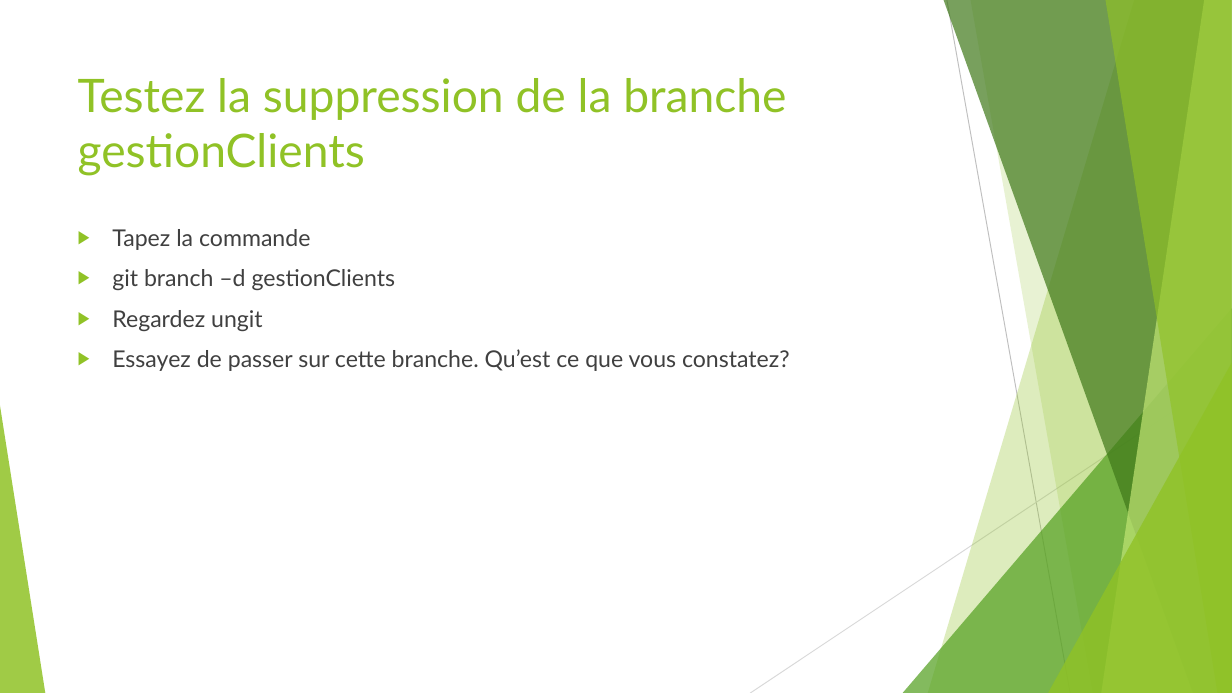
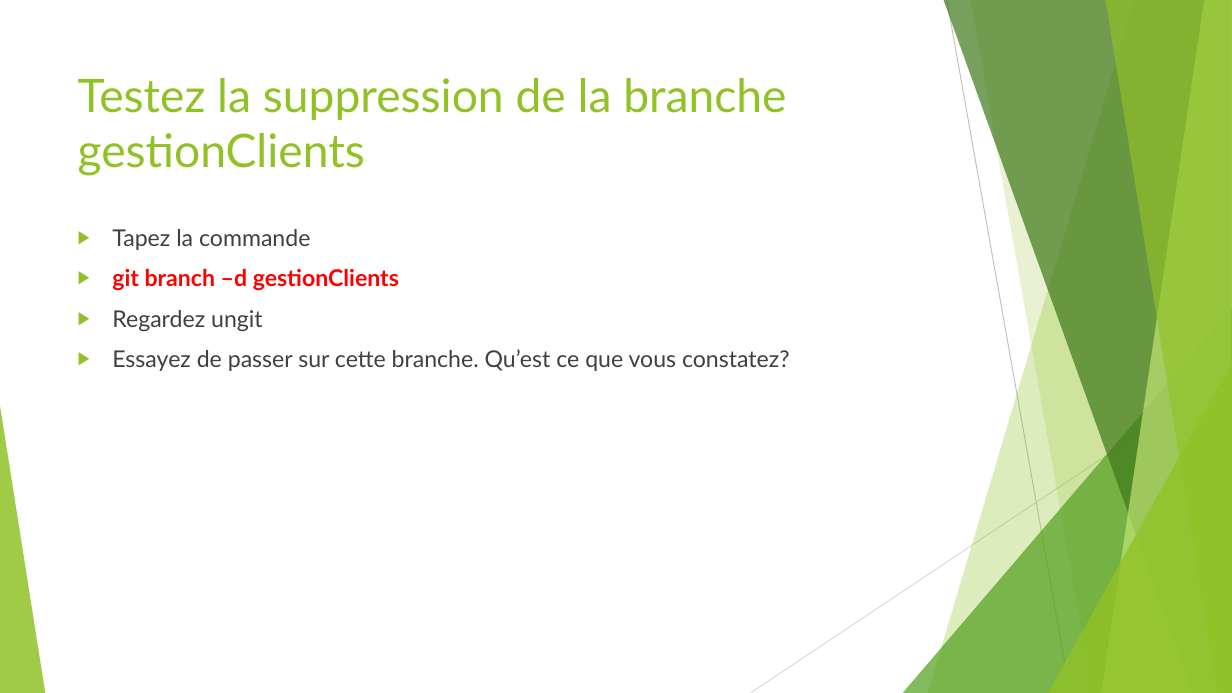
Before and after one commit to ousrah/DEV201, a slide deck: slide 45 of git/Formation Git.pptx. Drawn at 1232x693 pixels with LibreOffice and Linux fonts; fonts in the diff are those of the drawing. Boxes give left, top, right and bottom in pixels: in the first picture for what was removed or moved away, otherwise in the second. Text is boxed around its words. In the diff, an @@ line names an element or a change of style, - is before the commit and + after.

```diff
--- a/git/Formation Git.pptx
+++ b/git/Formation Git.pptx
@@ text at (112, 268, 399, 290): text colour #404040 to #FF0000, bold on in "git branch –d gestionClients" @@
```
Also in this commit, not shown: 4 slides added.
